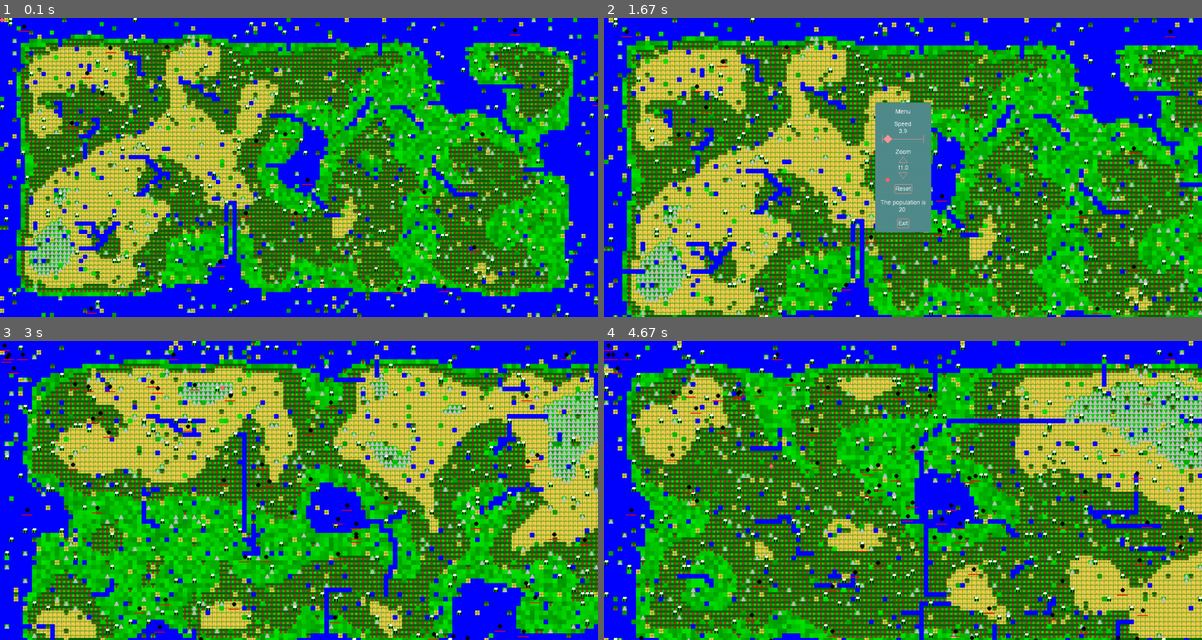
Above: before the commit, frames 1-4 (two rows, left to right).
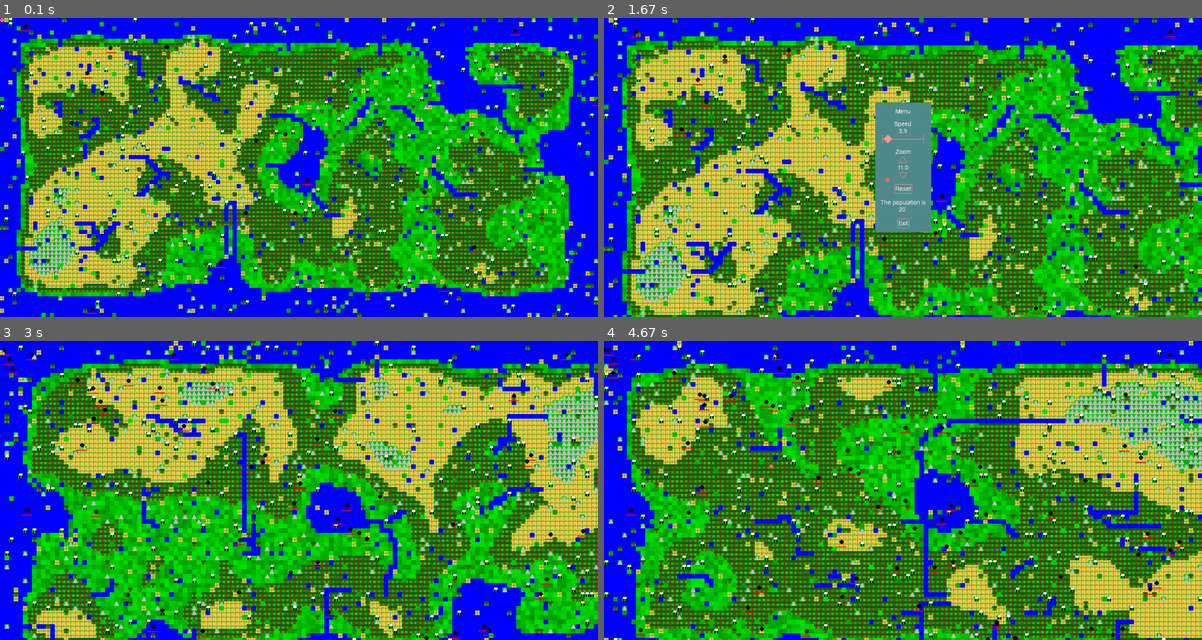
Above: after the commit, the same moments.

Repository: briankardon/GenesisIsland
Game: pygame game, started from genisis_island.py
The game is run twice, just before and just after one commit, with the same random seed, the same clock (stepped at 60 frames per second) and the same inputs.
Inputs (mouse positions are in pixels of both pictures, inside the frame that each line leads up to):
- Up to frame 1 (0.1 s): no input
- Up to frame 2 (1.67 s): hold Right 0.33-0.8 s; tap Space at 0.83 s; click (903, 158) at 1.22 s; press the mouse at (891, 137) at 1.53 s; move the mouse to (885, 179) at 1.63 s
- Up to frame 3 (3 s): release the mouse at (275, 544) at 1.77 s; press the mouse at (299, 511) at 1.87 s; move the mouse to (239, 478) at 1.97 s; release the mouse at (179, 442) at 2.1 s; press the mouse at (5, 352) at 2.2 s; move the mouse to (167, 376) at 2.3 s; release the mouse at (328, 400) at 2.43 s; press the mouse at (5, 343) at 2.53 s; move the mouse to (131, 367) at 2.63 s; release the mouse at (251, 391) at 2.77 s; press the mouse at (11, 358) at 2.87 s; move the mouse to (221, 388) at 2.97 s
- Up to frame 4 (4.67 s): release the mouse at (1040, 415) at 3.1 s; press the mouse at (609, 343) at 3.2 s; move the mouse to (687, 406) at 3.3 s; release the mouse at (771, 466) at 3.43 s; tap Space every 0.33 s from 3.5 to 4.5 s

The runs differ from the first frame. In frame 1, less than 0.1% of the frame differs, in the area x 3-76%, y 2-93%; in frame 2, 0.4%; in frame 3, 1.6%; in frame 4, 2.2%, in the area x 0-98%, y 0-100%.

Commit message:
Bugfix is_legal_move

Diff:
--- a/GenesisUtils.py
+++ b/GenesisUtils.py
@@ -26,12 +26,7 @@
 def is_legal_move(board,x,y,node='tile',tile_side=10):
     try:
         if node=='tile':
-            if board[x-1][y-1].biome=='water':
-                return False
-            else:
-                return True
-        else:
-            if board[(x)/tile_side][(y)/tile_side].biome=='water':
+            if board[x][y].biome=='water':
                 return False
             else:
                 return True
